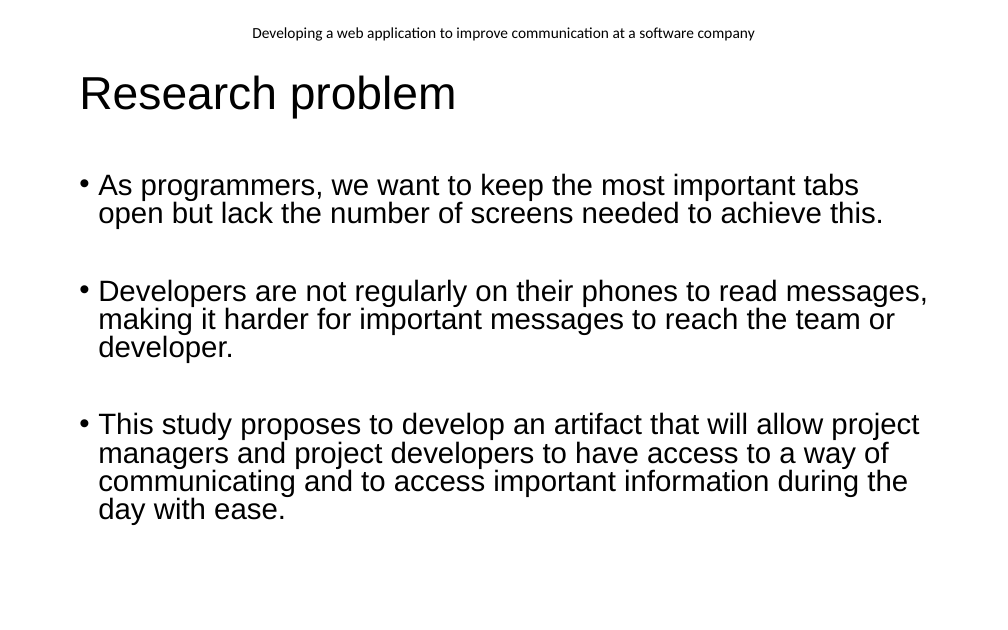
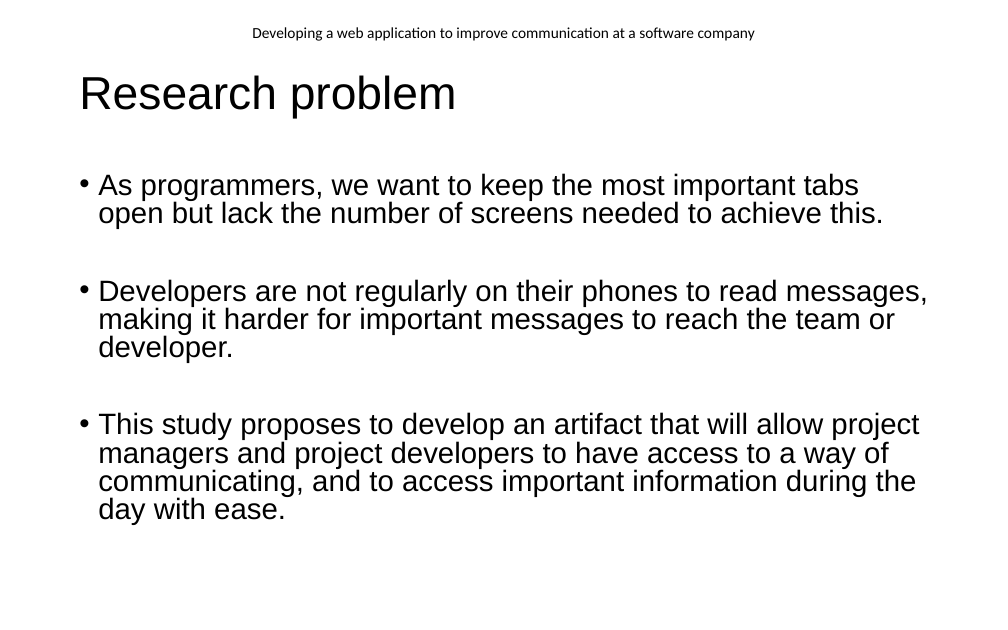
Before and after one commit to EnricoDreyer/Honors2021, a slide deck: slide 4 of Z ITRI 671 Research/Presentation/ITRI671_Presentation.pptx. Drawn at 1008x630 pixels with LibreOffice and Linux fonts; fonts in the diff are those of the drawing; background and template pictures are left out. Boxes give left, top, right and bottom in pixels: in the first picture for what was removed or moved away, otherwise in the second. Text is boxed around its words. In the diff, an @@ line names an element or a change of style, - is before the commit and + after.

```diff
--- a/Z ITRI 671 Research/Presentation/ITRI671_Presentation.pptx
+++ b/Z ITRI 671 Research/Presentation/ITRI671_Presentation.pptx
@@ text at <box>98,412,919,525</box>: text changed @@
-• This study proposes to develop an artifact that will allow project managers and project developers to have access to a way of communicating and to access important information during the day with ease.
+• This study proposes to develop an artifact that will allow project managers and project developers to have access to a way of communicating, and to access important information during the day with ease.
```
Also in this commit, not shown: 9 other slides changed, 4 slides added, 1 slide removed, 13 other files.
